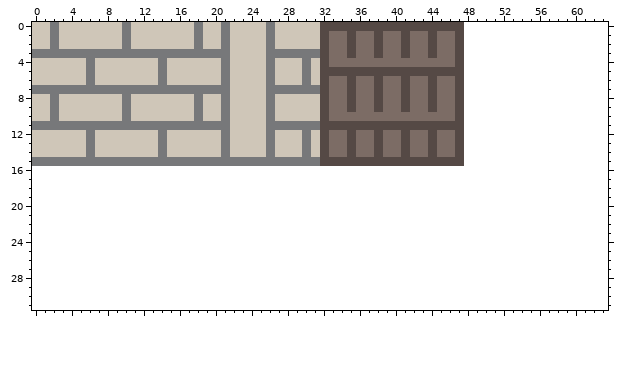
Two versions of one pixel-art sprite, src/textures.png. This is how it looked before the edit.
The file is 64x32 pixels. Colours within 5 levels of each other are drawn and written as one.
The same view after the edit:
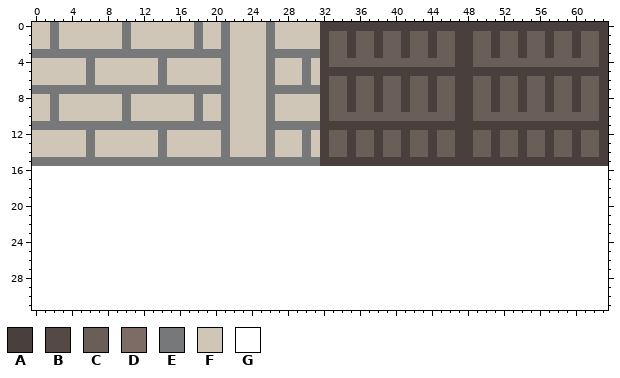
Palette (. is transparent): A #49403d  B #554945  C #6a5e59  D #7c6c65  E #77787a  F #cfc6b8  G #ffffff
What changed:
{"y":0,"x":32,"old":"BBBBBBBBBBBBBBBBGGGGGGGGGGGGGGGG","new":"AAAAAAAAAAAAAAAAAAAAAAAAAAAAAAAA"}
{"y":1,"x":32,"old":"BDDBDDBDDBDDBDDBGGGGGGGGGGGGGGGG","new":"ACCACCACCACCACCAACCACCACCACCACCA"}
{"y":2,"x":32,"old":"BDDBDDBDDBDDBDDBGGGGGGGGGGGGGGGG","new":"ACCACCACCACCACCAACCACCACCACCACCA"}
{"y":3,"x":32,"old":"BDDBDDBDDBDDBDDBGGGGGGGGGGGGGGGG","new":"ACCACCACCACCACCAACCACCACCACCACCA"}
{"y":4,"x":32,"old":"BDDDDDDDDDDDDDDBGGGGGGGGGGGGGGGG","new":"ACCCCCCCCCCCCCCAACCCCCCCCCCCCCCA"}
{"y":5,"x":32,"old":"BBBBBBBBBBBBBBBBGGGGGGGGGGGGGGGG","new":"AAAAAAAAAAAAAAAAAAAAAAAAAAAAAAAA"}
{"y":6,"x":32,"old":"BDDBDDBDDBDDBDDBGGGGGGGGGGGGGGGG","new":"ACCACCACCACCACCAACCACCACCACCACCA"}
{"y":7,"x":32,"old":"BDDBDDBDDBDDBDDBGGGGGGGGGGGGGGGG","new":"ACCACCACCACCACCAACCACCACCACCACCA"}
{"y":8,"x":32,"old":"BDDBDDBDDBDDBDDBGGGGGGGGGGGGGGGG","new":"ACCACCACCACCACCAACCACCACCACCACCA"}
{"y":9,"x":32,"old":"BDDBDDBDDBDDBDDBGGGGGGGGGGGGGGGG","new":"ACCACCACCACCACCAACCACCACCACCACCA"}
{"y":10,"x":32,"old":"BDDDDDDDDDDDDDDBGGGGGGGGGGGGGGGG","new":"ACCCCCCCCCCCCCCAACCCCCCCCCCCCCCA"}
{"y":11,"x":32,"old":"BBBBBBBBBBBBBBBBGGGGGGGGGGGGGGGG","new":"AAAAAAAAAAAAAAAAAAAAAAAAAAAAAAAA"}
{"y":12,"x":32,"old":"BDDBDDBDDBDDBDDBGGGGGGGGGGGGGGGG","new":"ACCACCACCACCACCAACCACCACCACCACCA"}
{"y":13,"x":32,"old":"BDDBDDBDDBDDBDDBGGGGGGGGGGGGGGGG","new":"ACCACCACCACCACCAACCACCACCACCACCA"}
{"y":14,"x":32,"old":"BDDBDDBDDBDDBDDBGGGGGGGGGGGGGGGG","new":"ACCACCACCACCACCAACCACCACCACCACCA"}
{"y":15,"x":32,"old":"BBBBBBBBBBBBBBBBGGGGGGGGGGGGGGGG","new":"AAAAAAAAAAAAAAAAAAAAAAAAAAAAAAAA"}
{"label":"changed","picture_box":[320,22,608,166]}
